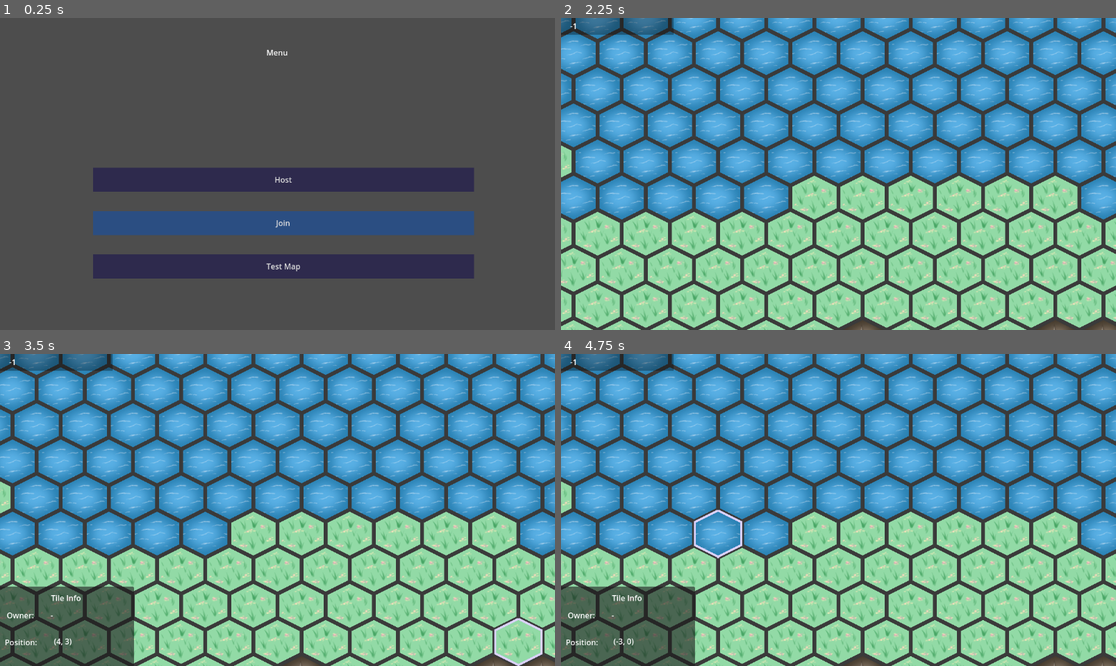
Above: before the commit, frames 1-4 (two rows, left to right).
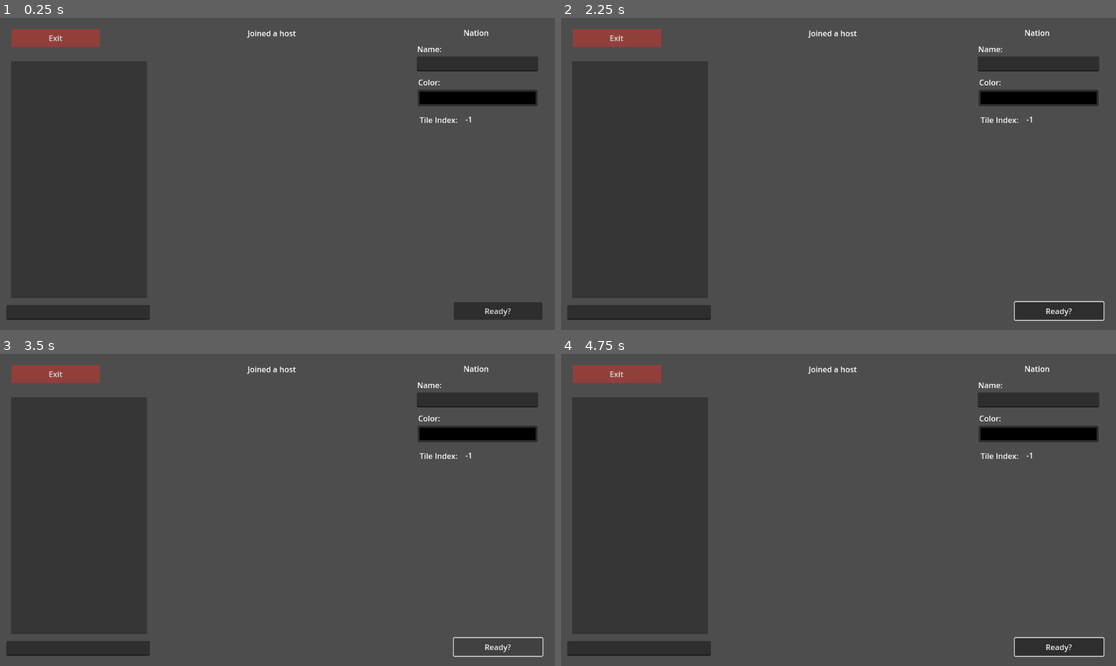
Above: after the commit, the same moments.

Repository: DragonCat4012/Shyv_Game
Game: Godot game, scene res://Scenes/Lobby/PeerView.tscn
The game is run twice, just before and just after one commit, with the same random seed, the same clock (stepped at 60 frames per second) and the same inputs. This scene is started directly instead of the project's main scene.
Inputs (mouse positions are in pixels of both pictures, inside the frame that each line leads up to):
- Up to frame 1 (0.25 s): no input
- Up to frame 2 (2.25 s): click (1060, 311) at 0.5 s, where only the run after the commit has a clickable "Ready?"; click (1060, 311) at 1.25 s, where only the run after the commit has a clickable "Ready?"; click (844, 267) at 2 s, where only the run before the commit has a clickable "Test Map"
- Up to frame 3 (3.5 s): click (499, 647) at 2.75 s, where only the run after the commit has a clickable "Ready?"
- Up to frame 4 (4.75 s): tap Enter at 3.5 s; move the mouse to (960, 494) at 3.52 s; right-click (960, 494) at 3.6 s; tap Space at 4.25 s; move the mouse to (727, 525) at 4.27 s; click (727, 525) at 4.35 s

The runs differ from the first frame. In frame 1, 20% of the frame differs, in the area x 1-98%, y 3-97%; in frame 2, 84%; in frame 3, 85%; in frame 4, 85%, in the area x 0-100%, y 0-100%.
Error after the commit: Parse Error: Too many arguments for "send_ready()" call. Expected at most 0 but received 1. (res://Scenes/Lobby/PeerView.gd:51)

Commit message:
Create Nation

Diff:
--- a/Global/JSONUTIL.gd
+++ b/Global/JSONUTIL.gd
@@ -19,6 +19,7 @@
 
 
 const NationModel = preload("res://Models/NationModel.gd")
+
 func NationModel_to_JSON(nation: NationModel) -> String:
 	var dict = {"name": nation.name, "description": nation.description, "color": nation.color, "building_tile_row": nation.building_tile_row}
 	return JSON.stringify(dict)
--- a/Models/NationModel.gd
+++ b/Models/NationModel.gd
@@ -2,5 +2,12 @@
 
 @export var name: String = "Nameless Nation"
 @export var description: String = "Nameless Description"
-@export var color: Color = Color.REBECCA_PURPLE
-@export var building_tile_row: int = 0
+var color: Color = Color.REBECCA_PURPLE
+var building_tile_row: int = 0
+
+func _init():
+	color =Color(randf(), randf(), randf())
+	building_tile_row = randi_range(0, 5)
+
+func _to_string():
+		return "Nationmodel [ name: " + name + ", color: " + str(color) + ", row: " + str(building_tile_row) + "]"
--- a/Scenes/Lobby/PeerView.gd
+++ b/Scenes/Lobby/PeerView.gd
@@ -7,13 +7,25 @@
 @onready var name_field := $nameField
 var isReady = false
 
+# Create Nation
+var nation = preload("res://Models/NationModel.gd").new()
+@onready var nation_name = $CreateNation/nationName
+@onready var color_picker = $CreateNation/colorPicker
+
+func _ready():
+	color_picker.color = nation.color
+	nation_name.text = nation.name
+
 func _process(delta):
 	if !GamManager.connected:
 		_exitScene()
 	peer_list.text = show_messages()
 	host_name.text = "Joined as: " + str(GamManager.multiplayer.get_unique_id())
 	isReady = GamManager.ready_peer_ids.has(GamManager.multiplayer.get_unique_id())
+
 	ready_button.text = "Wait!" if isReady else "Ready"
+	color_picker.disabled = isReady
+	nation_name.editable = !isReady
 
 func display_message(message):
 	LobbyManager.send_lobby_message(message)
@@ -36,7 +48,7 @@
 	if isReady:
 		LobbyManager.send_un_ready()
 	else:
-		LobbyManager.send_ready()
+		LobbyManager.send_ready(nation)
 
 func _on_exit_button_pressed():
 	GamManager._diconnect()
@@ -44,3 +56,13 @@
 
 func _exitScene():
 	get_tree().change_scene_to_file(SceneManager.MENUSCENE)
+
+# Nation Creation
+func _on_nation_name_text_submitted(new_text):
+	name_field.release_focus()
+
+func _on_nation_name_text_changed(new_text):
+	nation.name = name_field.text
+
+func _on_color_picker_color_changed(color):
+	nation.color = color_picker.color
--- a/Scenes/Lobby/PeerView.tscn
+++ b/Scenes/Lobby/PeerView.tscn
@@ -48,6 +48,71 @@
 theme = ExtResource("2_vyrjh")
 text = "Exit"
 
+[node name="CreateNation" type="Control" parent="."]
+layout_mode = 3
+anchors_preset = 0
+offset_right = 40.0
+offset_bottom = 40.0
+
+[node name="nationName" type="LineEdit" parent="CreateNation"]
+offset_left = 865.0
+offset_top = 80.0
+offset_right = 1117.0
+offset_bottom = 111.0
+
+[node name="colorPicker" type="ColorPickerButton" parent="CreateNation"]
+layout_mode = 0
+offset_left = 867.0
+offset_top = 149.0
+offset_right = 1116.0
+offset_bottom = 183.0
+
+[node name="_colorDescript" type="Label" parent="CreateNation"]
+layout_mode = 0
+offset_left = 868.0
+offset_top = 122.0
+offset_right = 914.0
+offset_bottom = 145.0
+text = "Color:"
+
+[node name="_nameDescript" type="Label" parent="CreateNation"]
+layout_mode = 0
+offset_left = 866.0
+offset_top = 53.0
+offset_right = 917.0
+offset_bottom = 76.0
+text = "Name:"
+
+[node name="_iconDescript" type="Label" parent="CreateNation"]
+layout_mode = 0
+offset_left = 871.0
+offset_top = 200.0
+offset_right = 950.0
+offset_bottom = 223.0
+text = "Tile Index:"
+
+[node name="_titleDescript" type="Label" parent="CreateNation"]
+layout_mode = 0
+offset_left = 865.0
+offset_top = 19.0
+offset_right = 1112.0
+offset_bottom = 42.0
+text = "Nation"
+horizontal_alignment = 1
+vertical_alignment = 1
+
+[node name="tileIndexLabel" type="Label" parent="CreateNation"]
+layout_mode = 0
+offset_left = 966.0
+offset_top = 199.0
+offset_right = 1112.0
+offset_bottom = 222.0
+text = "-1
+"
+
 [connection signal="text_submitted" from="nameField" to="." method="_on_line_edit_text_submitted"]
 [connection signal="pressed" from="ReadyButton" to="." method="_on_ready_button_pressed"]
 [connection signal="pressed" from="ExitButton" to="." method="_on_exit_button_pressed"]
+[connection signal="text_changed" from="CreateNation/nationName" to="." method="_on_nation_name_text_changed"]
+[connection signal="text_submitted" from="CreateNation/nationName" to="." method="_on_nation_name_text_submitted"]
+[connection signal="color_changed" from="CreateNation/colorPicker" to="." method="_on_color_picker_color_changed"]
